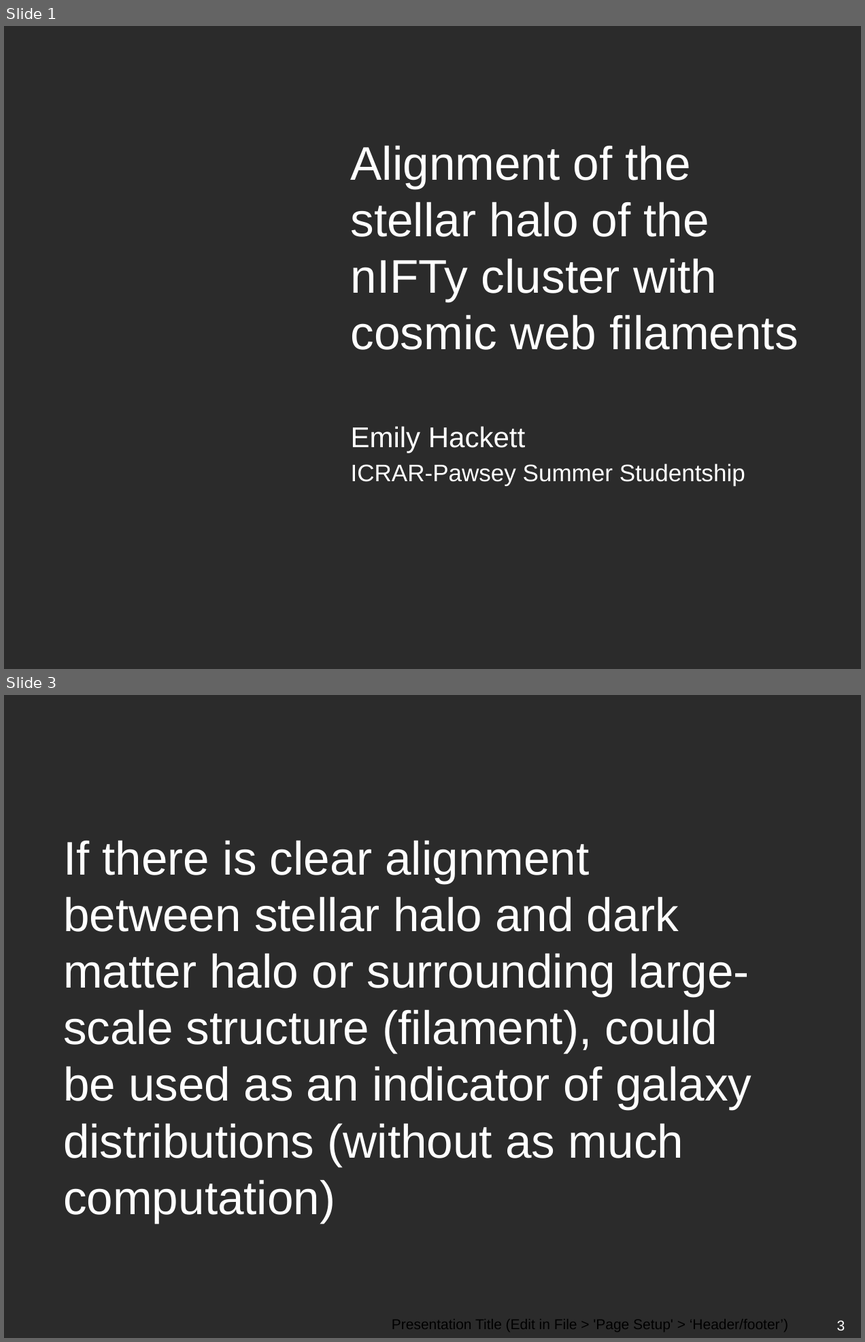
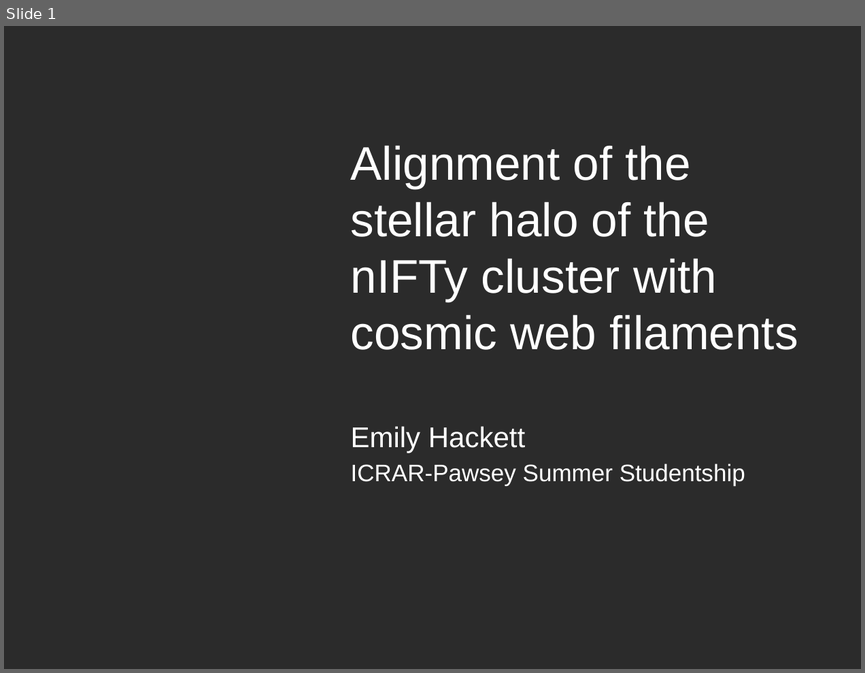
Before and after one commit to emilyhackett/icrar_report, a slide deck: ICRAR-Black-Powerpoint.pptx. Shown one above the other, each under a label of ours: slides 1 and 3 before the commit, slide 1 after it; the slides between them are not shown. The pictures are 865x1342 and 865x673 pixels, drawn with LibreOffice and Linux fonts; fonts in the diff are those of the drawing; background and template pictures are left out; a plain dark background stands for a picture behind light text. Boxes give left, top, right and bottom in pixels: in the first picture for what was removed or moved away, otherwise in the second. Text is boxed around its words. In the diff, an @@ line names an element or a change of style, - is before the commit and + after.

```diff
--- a/ICRAR-Black-Powerpoint.pptx
+++ b/ICRAR-Black-Powerpoint.pptx
@@ slide 3 removed at (4,695,861,1338), background picture (left out) @@
@@ title removed at (63,840,751,1222) @@
-If there is clear alignment between stellar halo and dark matter halo or surrounding large-scale structure (filament), could be used as an indicator of galaxy distributions (without as much computation)
@@ text removed at (392,1319,788,1331) @@
-Presentation Title (Edit in File > 'Page Setup' > ‘Header/footer’)
@@ page number removed at (837,1320,845,1330) @@
-3
```
Also in this commit, not shown: 5 slides changed, 1 other slide removed.
